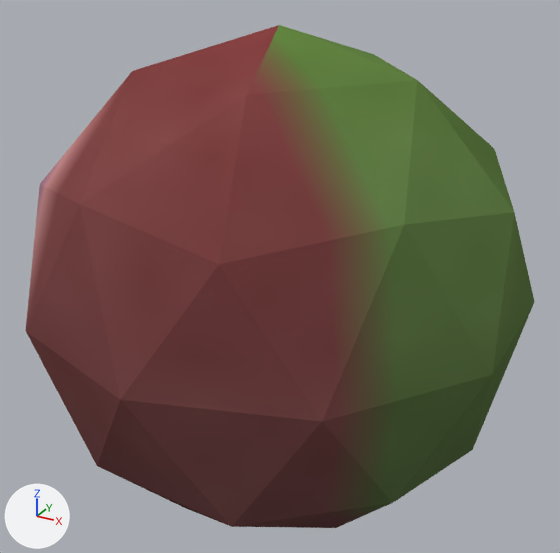
Before and after pictures for a commit that changed the Blender file Blends/player.blend.
Camera for both pictures: a camera (50 mm lens) standing at (1.395, -2.53, 1.29) and looking at (-0.002, 0.009, 0.021). The lights are fixed; the arrows at lower left show +X, +Y and +Z. The picture after the commit comes second.

In view in the first picture: 'Player'.
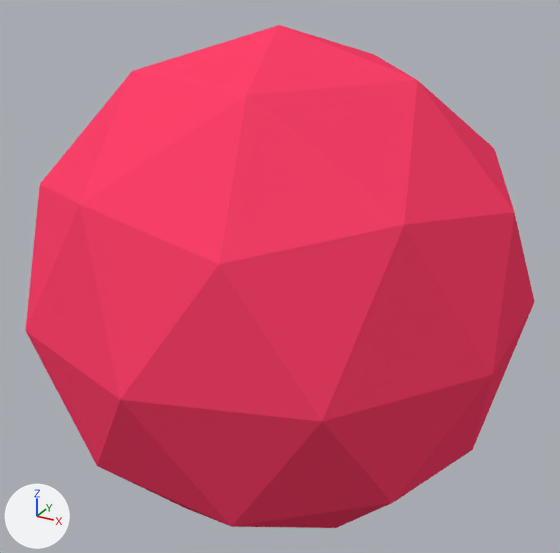
The newer file is also rescaled (x0.5) as a whole; pictures and numbers use the older file's frame.

Patch to the scene script:
```diff
--- a/Blends/player.blend.py
+++ b/Blends/player.blend.py
@@ mat_material @@
 mat_material = principled_material('Material')
-mat_material.texture = img_grid_png
+mat_material.base_color = (1.0, 0.055, 0.146)  # red #ff426b
 mat_material.roughness = 1.0
```

Location of each change, [x1, y1, x2, y2] in pixels of the pictures (560 x 553 px):
'Player', surface changed (lighter): [25, 25, 534, 528] in both
